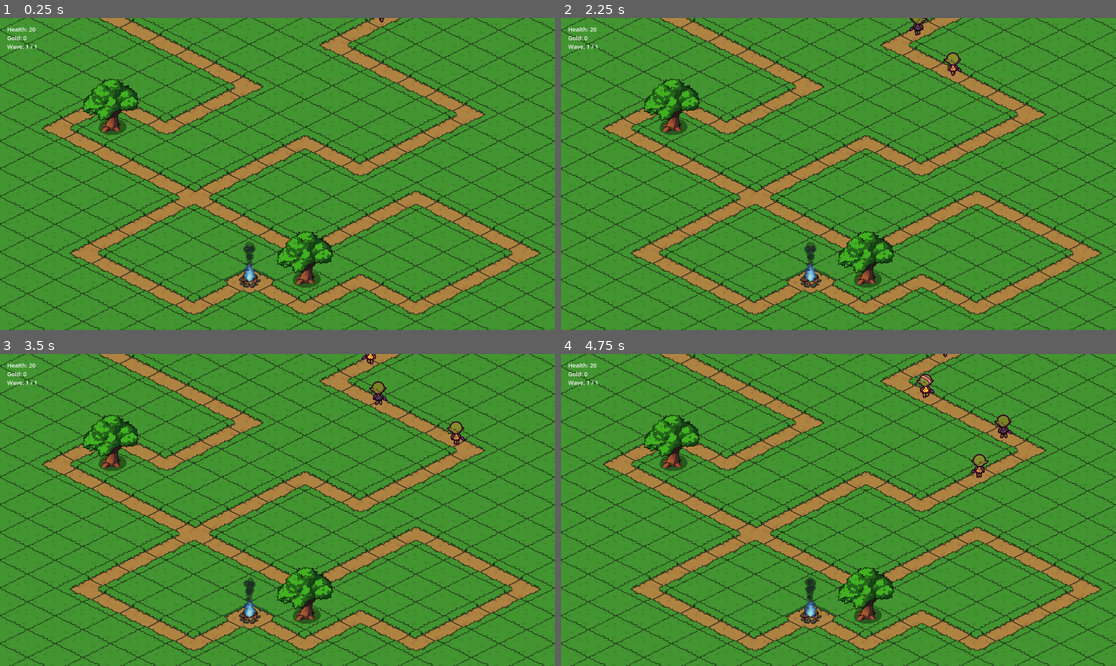
Above: before the commit, frames 1-4 (two rows, left to right).
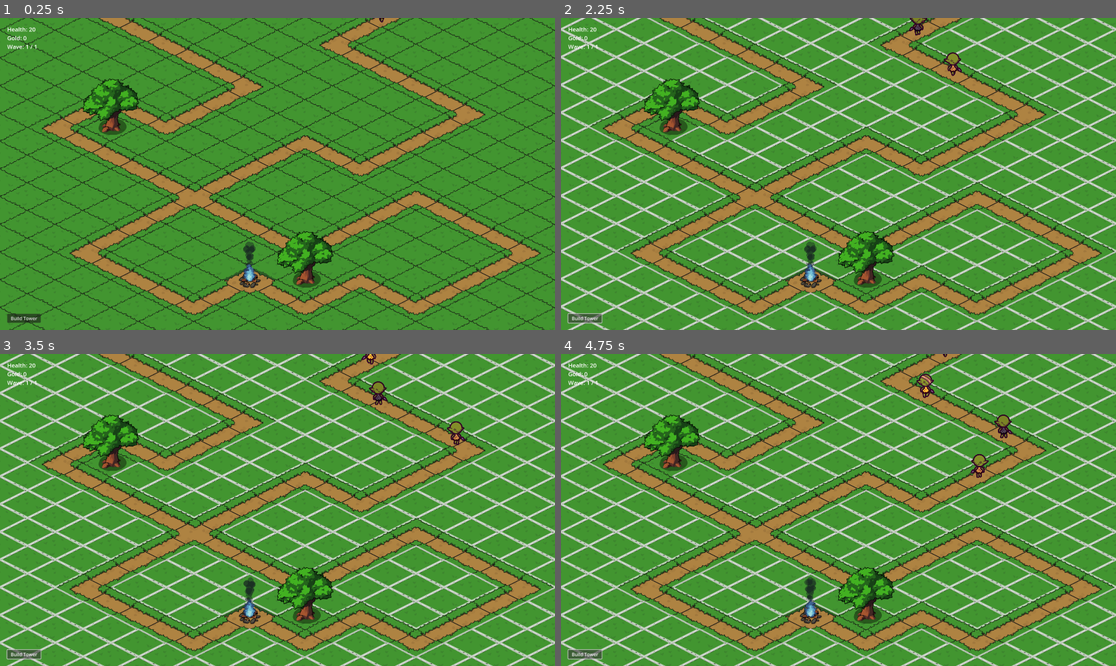
Above: after the commit, the same moments.

Repository: UnscriptedGames/td-prototype
Game: Godot game, scene res://Levels/Level 1/level_1.tscn
Two runs of this game, one before a commit and one after it. Both use one fixed random seed, a clock stepped at 60 frames per second and the inputs below.
Inputs (mouse positions are in pixels of both pictures, inside the frame that each line leads up to):
- Up to frame 1 (0.25 s): no input
- Up to frame 2 (2.25 s): click (583, 317) at 0.5 s, where only the run after the commit has a clickable "Build Tower"; click (583, 317) at 1.25 s, where only the run after the commit has a clickable "Build Tower"; click (583, 317) at 2 s, where only the run after the commit has a clickable "Build Tower"
- Up to frame 3 (3.5 s): no input
- Up to frame 4 (4.75 s): no input

The runs differ from the first frame. In frame 1, 0.2% of the frame differs, in the area x 1-8%, y 94-98%; in frame 2, 16%; in frame 3, 16%, in the area x 0-100%, y 0-100%; in frame 4, 16%.

Commit message:
Build Manager Creation

Diff:
--- a/Levels/Level 1/level_1.tscn
+++ b/Levels/Level 1/level_1.tscn
@@ -38,7 +38,10 @@
 tile_map_data = PackedByteArray("AAABAP//EgAAAAAAAAACAAAAEgAAAAAAAAACAAEAEgAAAAAAAAADAAIAEgAAAAAAAAADAAMAEgAAAAAAAAACAA …(3952 unchanged characters)…
 tile_set = ExtResource("2_b6u0k")
 
-[node name="Objects" type="TileMapLayer" parent="TileMaps" index="2"]
+[node name="Highlight" parent="TileMaps" index="2"]
+y_sort_enabled = true
+
+[node name="Objects" type="TileMapLayer" parent="TileMaps" index="3"]
 y_sort_enabled = true
 tile_map_data = PackedByteArray("AAAFABIAAgAAAAAAAAABAAcAAgAAAAAAAAA=")
 tile_set = ExtResource("2_b6u0k")
--- a/Levels/Template Level/template_level.tscn
+++ b/Levels/Template Level/template_level.tscn
@@ -1,8 +1,9 @@
-[gd_scene load_steps=4 format=4 uid="uid://bir7iuxfukxsb"]
+[gd_scene load_steps=5 format=4 uid="uid://bir7iuxfukxsb"]
 
 [ext_resource type="Script" uid="uid://6irywbbrglw3" path="res://Levels/Template Level/template_level.gd" id="1_f16nf"]
 [ext_resource type="TileSet" uid="uid://deanuyo4c5m1j" path="res://Levels/Tilesets/template_tileset.tres" id="1_ser8i"]
 [ext_resource type="PackedScene" uid="uid://qy230vei6n8p" path="res://UI/HUD/level_hud.tscn" id="3_sv07c"]
+[ext_resource type="Script" uid="uid://cyy8netls8x7r" path="res://Systems/BuildManager/build_manager.gd" id="3_x6qrl"]
 
 [node name="TemplateLevel" type="Node2D"]
 y_sort_enabled = true
@@ -17,6 +18,9 @@
 tile_map_data = PackedByteArray("AAD/////AAAAAAAAAAD//wEAAAAAAAAAAAD//wMAAAAAAAAAAAD//wUAAAAAAAAAAAD//wcAAAAAAAAAAAD//w …(3952 unchanged characters)…
 tile_set = ExtResource("1_ser8i")
 
+[node name="Highlight" type="TileMapLayer" parent="TileMaps"]
+tile_set = ExtResource("1_ser8i")
+
 [node name="Entities" type="Node2D" parent="."]
 y_sort_enabled = true
 
@@ -24,4 +28,8 @@
 
 [node name="Animations" type="Node2D" parent="."]
 
-[node name="LevelHud" parent="." instance=ExtResource("3_sv07c")]
+[node name="BuildManager" type="Node2D" parent="."]
+script = ExtResource("3_x6qrl")
+highlight_source_id = 4
+
+[node name="LevelHUD" parent="." instance=ExtResource("3_sv07c")]
--- a/Levels/Tilesets/template_tileset.tres
+++ b/Levels/Tilesets/template_tileset.tres
@@ -1,9 +1,10 @@
-[gd_resource type="TileSet" load_steps=9 format=3 uid="uid://deanuyo4c5m1j"]
+[gd_resource type="TileSet" load_steps=11 format=3 uid="uid://deanuyo4c5m1j"]
 
 [ext_resource type="Texture2D" uid="uid://jrbnwth02bfg" path="res://Levels/Tilesets/Assets/dirt.png" id="1_u501n"]
 [ext_resource type="Texture2D" uid="uid://vltt1y0bp4qo" path="res://Levels/Level 1/Assets/bonfire.png" id="2_6jbie"]
 [ext_resource type="Texture2D" uid="uid://bqwjfp5kk2kcq" path="res://Levels/Tilesets/Assets/grass.png" id="2_o4cqi"]
 [ext_resource type="Texture2D" uid="uid://53hwxl3wmmmu" path="res://Levels/Tilesets/Assets/Objects/tree.png" id="4_uj42a"]
+[ext_resource type="Texture2D" uid="uid://bh02eitud665u" path="res://Levels/Tilesets/Assets/highlight.png" id="5_plllc"]
 
 [sub_resource type="TileSetAtlasSource" id="TileSetAtlasSource_w3cdo"]
 resource_name = "Ground"
@@ -80,6 +81,13 @@
 0:0/0 = 0
 0:0/0/texture_origin = Vector2i(0, 77)
 
+[sub_resource type="TileSetAtlasSource" id="TileSetAtlasSource_mtd8f"]
+texture = ExtResource("5_plllc")
+texture_region_size = Vector2i(192, 192)
+0:0/0 = 0
+0:0/0/texture_origin = Vector2i(0, 8)
+0:0/0/modulate = Color(1, 1, 1, 0.75)
+
 [resource]
 tile_shape = 1
 tile_size = Vector2i(192, 96)
@@ -89,4 +97,5 @@
 sources/18 = SubResource("TileSetAtlasSource_ggvg6")
 sources/1 = SubResource("TileSetAtlasSource_44ow1")
 sources/2 = SubResource("TileSetAtlasSource_plllc")
+sources/4 = SubResource("TileSetAtlasSource_mtd8f")
 tile_proxies/coords_level = [[1, Vector2i(0, 0)], [18, Vector2i(0, 0)], [2, Vector2i(0, 0)], [18, Vector2i(1, 0)], [3,  …(648 unchanged characters)…
--- /dev/null
+++ b/Systems/BuildManager/build_manager.gd
@@ -0,0 +1,67 @@
+extends Node
+
+## Manages the tower building process, including ghost towers and placement validation.
+
+@export var highlight_source_id: int = -1 ## Set this in the Inspector!
+
+## Internal State
+var _is_in_build_mode: bool = false
+const _HIGHLIGHT_ATLAS_COORDS := Vector2i(0, 0)
+
+## Node References
+@onready var hud: CanvasLayer = get_node("../LevelHUD") # Make sure this matches your HUD node's name
+@onready var tile_maps_node: Node2D = get_node("../TileMaps")
+@onready var grass_layer: TileMapLayer = tile_maps_node.get_node("Grass")
+@onready var objects_layer: TileMapLayer = tile_maps_node.get_node("Objects")
+@onready var highlight_layer: TileMapLayer = tile_maps_node.get_node("Highlight")
+
+
+## Called when the node enters the scene tree.
+func _ready() -> void:
+	# Connect to the HUD's signal to know when the player wants to build.
+	if is_instance_valid(hud):
+		hud.build_tower_requested.connect(_on_build_tower_requested)
+
+
+## Toggles build mode when the button is pressed.
+func _on_build_tower_requested() -> void:
+	_is_in_build_mode = not _is_in_build_mode
+
+	if _is_in_build_mode:
+		_show_buildable_tiles()
+	else:
+		_hide_buildable_tiles()
+
+
+## Shows all valid buildable locations on the highlight layer.
+func _show_buildable_tiles() -> void:
+	if highlight_source_id == -1:
+		push_error("Highlight Source ID is not set in the BuildManager's Inspector.")
+		return
+
+	# Get the rectangle of all used cells in the grass layer
+	var used_cells := grass_layer.get_used_cells()
+
+	for cell_coords in used_cells:
+		var tile_data: TileData = grass_layer.get_cell_tile_data(cell_coords)
+
+		# Condition 1: Check if the grass tile is marked as 'buildable'
+		var is_buildable := false
+		if tile_data:
+			is_buildable = tile_data.get_custom_data("buildable")
+
+		# Condition 2: Check if the corresponding tile on the objects layer is empty
+		var is_empty := objects_layer.get_cell_source_id(cell_coords) == -1
+
+		# If both conditions are met, paint a highlight tile
+		if is_buildable and is_empty:
+			highlight_layer.set_cell(
+				cell_coords,
+				highlight_source_id, # Use the exported variable
+				_HIGHLIGHT_ATLAS_COORDS
+			)
+
+
+## Hides all highlights by clearing the layer.
+func _hide_buildable_tiles() -> void:
+	highlight_layer.clear()
--- a/UI/HUD/level_hud.gd
+++ b/UI/HUD/level_hud.gd
@@ -2,10 +2,14 @@
 
 ## Manages and displays player information like health, currency, and wave count.
 
+
+## Announces the player wants to build a tower
+signal build_tower_requested
+
 ## Node References
-@onready var health_label := $Health as Label
-@onready var currency_label := $Currency as Label
-@onready var wave_label := $Wave as Label
+@onready var health_label := $HealthLabel as Label
+@onready var currency_label := $CurrencyLabel as Label
+@onready var wave_label := $WaveLabel as Label
 
 
 ## Called when the node enters the scene tree. Connects to GameManager signals.
@@ -42,3 +46,6 @@
 ## Updates the wave display when the wave number changes.
 func _on_wave_changed(current_wave: int, total_waves: int) -> void:
 	wave_label.text = "Wave: %d / %d" % [current_wave, total_waves]
+
+func _on_build_tower_button_pressed() -> void:
+	emit_signal("build_tower_requested")
--- a/UI/HUD/level_hud.tscn
+++ b/UI/HUD/level_hud.tscn
@@ -6,7 +6,7 @@
 layer = 99
 script = ExtResource("1_mal80")
 
-[node name="Health" type="Label" parent="."]
+[node name="HealthLabel" type="Label" parent="."]
 offset_left = 25.0
 offset_top = 25.0
 offset_right = 95.0
@@ -14,7 +14,7 @@
 theme_override_font_sizes/font_size = 20
 text = "Health:"
 
-[node name="Currency" type="Label" parent="."]
+[node name="CurrencyLabel" type="Label" parent="."]
 offset_left = 25.0
 offset_top = 55.0
 offset_right = 105.0
@@ -22,10 +22,19 @@
 theme_override_font_sizes/font_size = 20
 text = "Mousse:"
 
-[node name="Wave" type="Label" parent="."]
+[node name="WaveLabel" type="Label" parent="."]
 offset_left = 25.0
 offset_top = 85.0
 offset_right = 84.0
 offset_bottom = 113.0
 theme_override_font_sizes/font_size = 20
 text = "Wave:"
+
+[node name="BuildTowerButton" type="Button" parent="."]
+offset_left = 25.0
+offset_top = 1024.0
+offset_right = 141.0
+offset_bottom = 1055.0
+text = "Build Tower"
+
+[connection signal="pressed" from="BuildTowerButton" to="." method="_on_build_tower_button_pressed"]
Binary file added: Levels/Tilesets/Assets/highlight.png
Not shown, added: Levels/Tilesets/Assets/highlight.png.import
Not shown, added: Systems/BuildManager/build_manager.gd.uid
